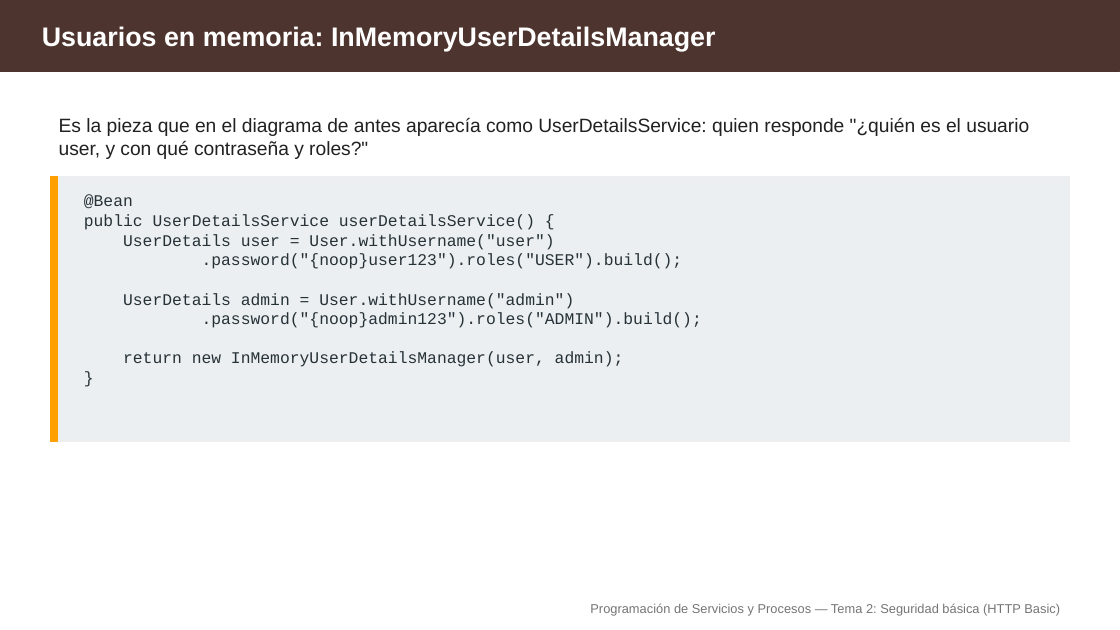
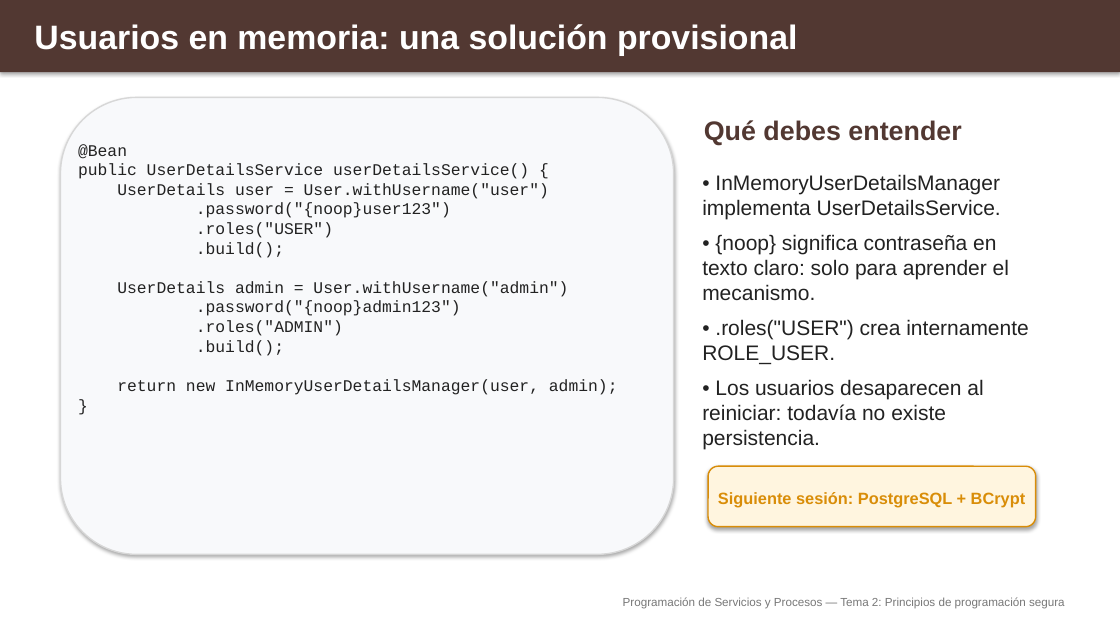
Before and after one commit to aitorventura/programacion-servicios-procesos, a slide deck: slide 7 of docs/tema2/diapositivas/seguridad-basica-http-basic.pptx (slide 17 before the commit). Drawn at 1120x630 pixels with LibreOffice and Linux fonts; fonts in the diff are those of the drawing. Boxes give left, top, right and bottom in pixels: in the first picture for what was removed or moved away, otherwise in the second. Text is boxed around its words. In the diff, an @@ line names an element or a change of style, - is before the commit and + after.

Commit message:
primeras sesiones de tema 2

```diff
--- a/docs/tema2/diapositivas/seguridad-basica-http-basic.pptx
+++ b/docs/tema2/diapositivas/seguridad-basica-http-basic.pptx
@@ rectangle at bbox=[0, 0, 1120, 72]: fill #4E342E to #523832; outline #4E342E 1 pt to none; shadow on @@
@@ text "Usuarios en memoria: una solución ..." at bbox=[34, 24, 797, 56]: vertical alignment middle to top @@
@@ text at bbox=[34, 24, 797, 56]: text changed; size 23 to 29 pt @@
-Usuarios en memoria: InMemoryUserDetailsManager
+Usuarios en memoria: una solución provisional
@@ text removed at bbox=[59, 118, 1029, 159] @@
-Es la pieza que en el diagrama de antes aparecía como UserDetailsService: quien responde "¿quién es el usuario user, y con qué contraseña y roles?"
@@ rounded rectangle added at bbox=[60, 97, 674, 555], fill #F8F9FB, outline #D7D7D7 1.2 pt @@
@@ text at bbox=[78, 144, 618, 395]: text changed; text colour #263238 to #222222 @@
-@Bean
-public UserDetailsService userDetailsService() {
-UserDetails user = User.withUsername("user")
-.password("{noop}user123").roles("USER").build();
-UserDetails admin = User.withUsername("admin")
-.password("{noop}admin123").roles("ADMIN").build();
-return new InMemoryUserDetailsManager(user, admin);
-}
+@Bean
+public UserDetailsService userDetailsService() {
+UserDetails user = User.withUsername("user")
+.password("{noop}user123")
+.roles("USER")
+.build();
+UserDetails admin = User.withUsername("admin")
+.password("{noop}admin123")
+.roles("ADMIN")
+.build();
+return new InMemoryUserDetailsManager(user, admin);
+}
@@ text added at bbox=[704, 120, 961, 145], 23 pt, text #523832, bold @@
+Qué debes entender
@@ rectangle removed at bbox=[50, 176, 1070, 441] @@
@@ rectangle removed at bbox=[50, 176, 57, 441] @@
@@ text added at bbox=[702, 174, 1029, 449], 18 pt, text #222222 @@
+• InMemoryUserDetailsManager implementa UserDetailsService.
+• {noop} significa contraseña en texto claro: solo para aprender el mecanismo.
+• .roles("USER") crea internamente ROLE_USER.
+• Los usuarios desaparecen al reiniciar: todavía no existe persistencia.
@@ rounded rectangle added at bbox=[708, 466, 1036, 527], fill #FFF5DF, outline #D98D08 1.2 pt @@
@@ text added at bbox=[718, 492, 1026, 508], 14 pt, text #D98D08, bold @@
+Siguiente sesión: PostgreSQL + BCrypt
@@ text "Programación de Servicios y Procesos ..." at bbox=[623, 597, 1065, 609]: vertical alignment middle to top @@
@@ text at bbox=[623, 597, 1065, 609]: text changed; size 11 to 10 pt; text colour #757575 to #787878 @@
-Programación de Servicios y Procesos — Tema 2: Seguridad básica (HTTP Basic)
+Programación de Servicios y Procesos — Tema 2: Principios de programación segura
```
Also in this commit, not shown: 2 other slides changed, 11 slides added, 27 slides removed, 17 other files.
